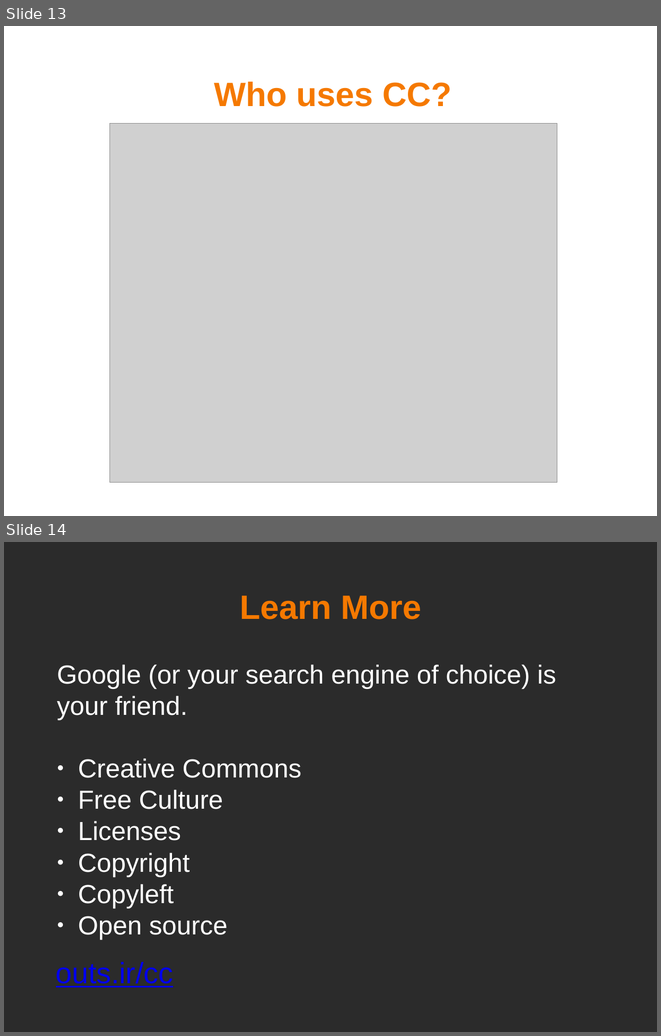
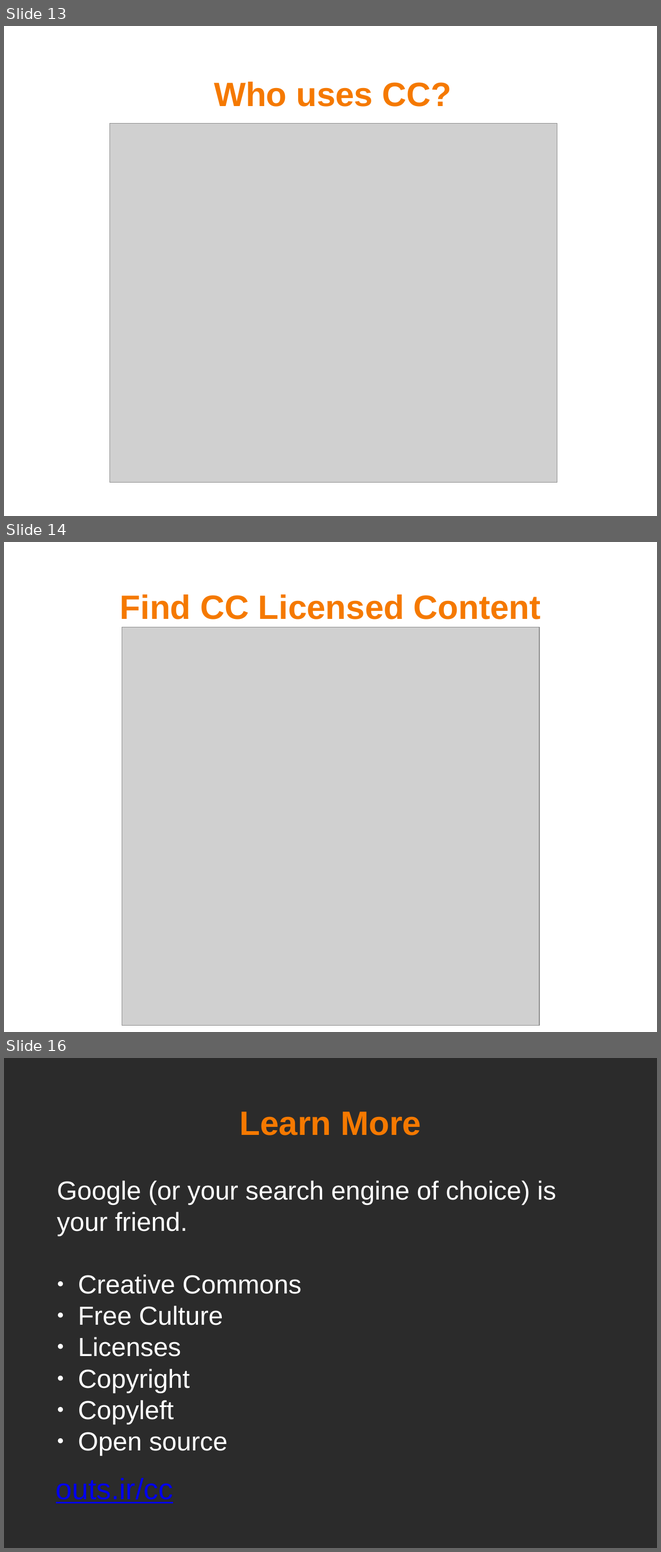
Before and after one commit to mohsend/know-creativecommons, a slide deck: know-cc-slideshow.odp. Shown one above the other, each under a label of ours: slides 13 and 14 before the commit, slides 13, 14 and 16 after it; the slides between them are not shown. The pictures are 661x1036 and 661x1552 pixels, drawn with LibreOffice and Linux fonts; fonts in the diff are those of the drawing; grey boxes stand for pictures; background and template pictures are left out; a plain dark background stands for a picture behind light text. Boxes give left, top, right and bottom in pixels: in the first picture for what was removed or moved away, otherwise in the second. Text is boxed around its words. In the diff, an @@ line names an element or a change of style, - is before the commit and + after.

```diff
--- a/know-cc-slideshow.odp
+++ b/know-cc-slideshow.odp
@@ slide 14 added at (4, 542, 657, 1032), background picture (left out) @@
@@ title added at (120, 594, 541, 619), 41.3 pt, text #F57900, bold @@
+Find CC Licensed Content
@@ picture added at (122, 627, 539, 1025) @@
@@ what was slide 14 is now slide 16 @@
```
Also in this commit, not shown: 1 slide changed, 2 other slides added, 2 other files.
